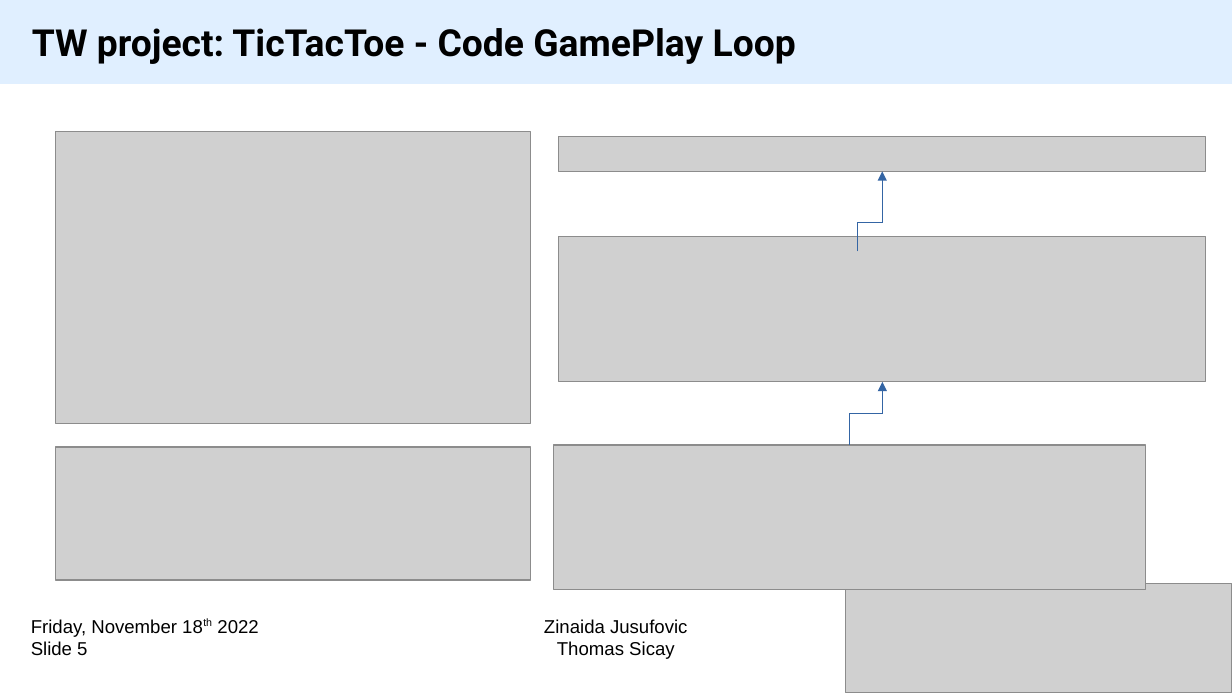
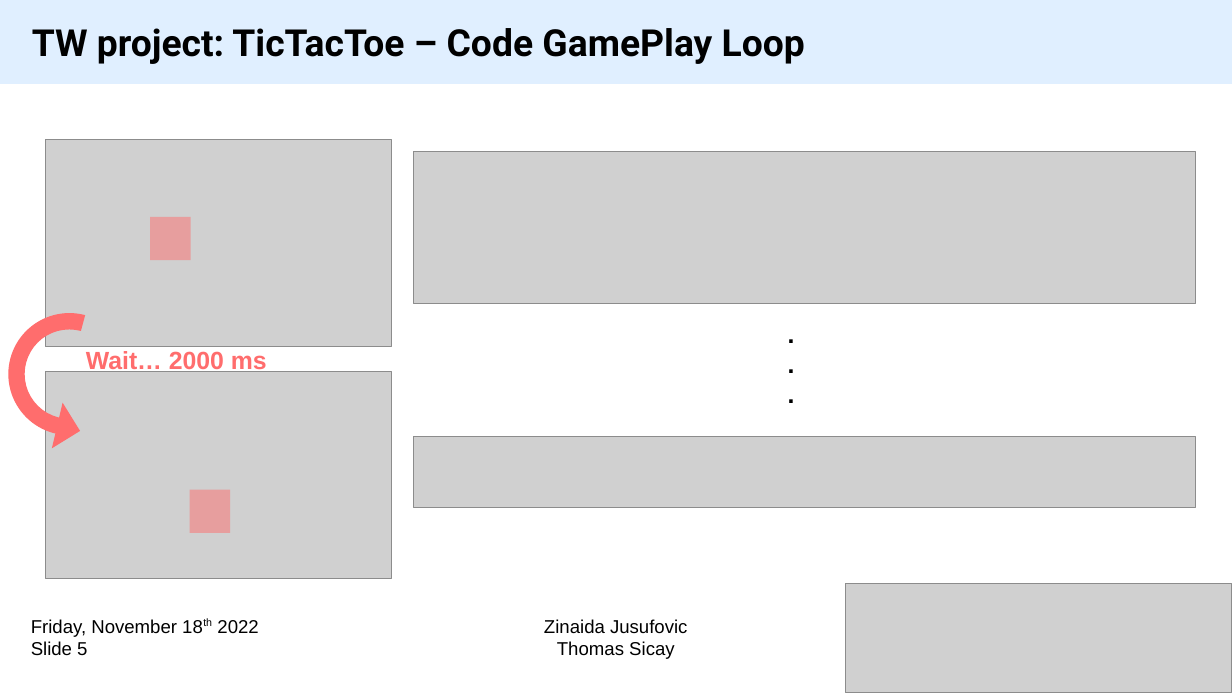
Before and after one commit to ThomasScy/TW_TicTacToe_progress, a slide deck: slide 5 of Presentation/20221118_TicTacToe presentation_TS.odp. Drawn at 1232x693 pixels with LibreOffice and Linux fonts; fonts in the diff are those of the drawing; grey boxes stand for pictures. Boxes give left, top, right and bottom in pixels: in the first picture for what was removed or moved away, otherwise in the second. Text is boxed around its words. In the diff, an @@ line names an element or a change of style, - is before the commit and + after.

Commit message:
slides 1, 4,5 finish

```diff
--- a/Presentation/20221118_TicTacToe presentation_TS.odp
+++ b/Presentation/20221118_TicTacToe presentation_TS.odp
@@ title at [32, 28, 805, 64]: text changed @@
-TW project: TicTacToe - Code GamePlay Loop
+TW project: TicTacToe – Code GamePlay Loop
@@ picture: place and size @@
-picture at [56, 132, 531, 424]
+picture at [46, 140, 391, 347]
@@ picture: place and size @@
-picture at [559, 136, 1206, 171]
+picture at [414, 151, 1196, 303]
@@ elbow arrow removed from (857, 252) to (883, 171) @@
@@ rectangle added at [150, 217, 190, 260], fill #FF6D6D at 50% opacity @@
@@ picture removed at [559, 237, 1206, 382] @@
@@ freeform shape added at [0, 299, 143, 449], fill #FF6D6D @@
@@ text added at [86, 349, 267, 375], 16 pt, text #FF6D6D, bold @@
+Wait… 2000 ms
@@ text added at [661, 334, 922, 421], 16 pt, text #000000, bold @@
+.
+.
+.
@@ picture: place and size @@
-picture at [56, 447, 531, 580]
+picture at [46, 371, 391, 578]
@@ elbow arrow removed from (850, 445) to (883, 382) @@
@@ picture: place and size @@
-picture at [553, 445, 1146, 589]
+picture at [414, 437, 1196, 509]
@@ rectangle added at [190, 490, 230, 533], fill #FF6D6D at 50% opacity @@
```
Also in this commit, not shown: 1 other slide changed, 1 slide added, 1 slide removed.
